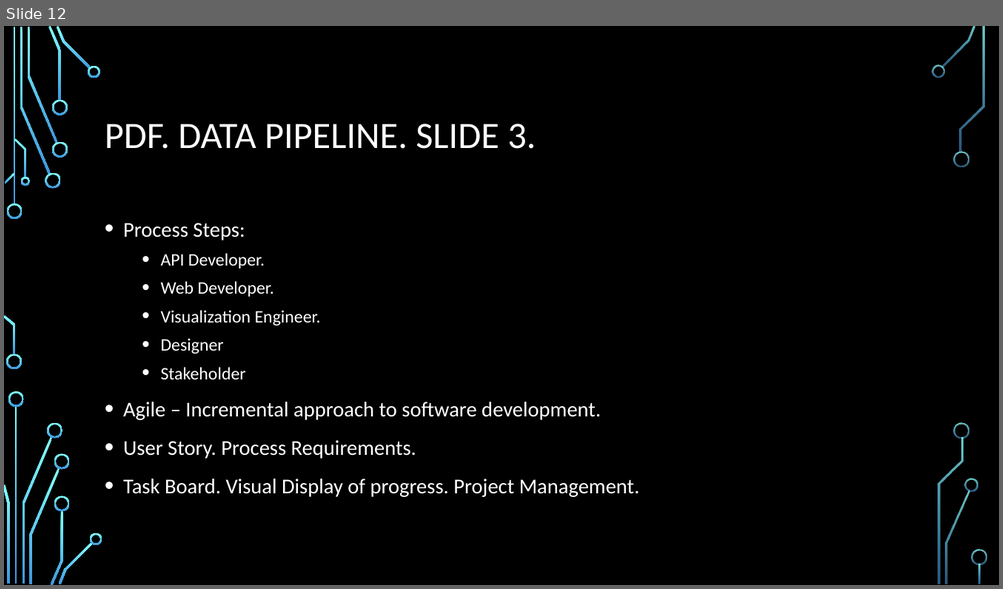
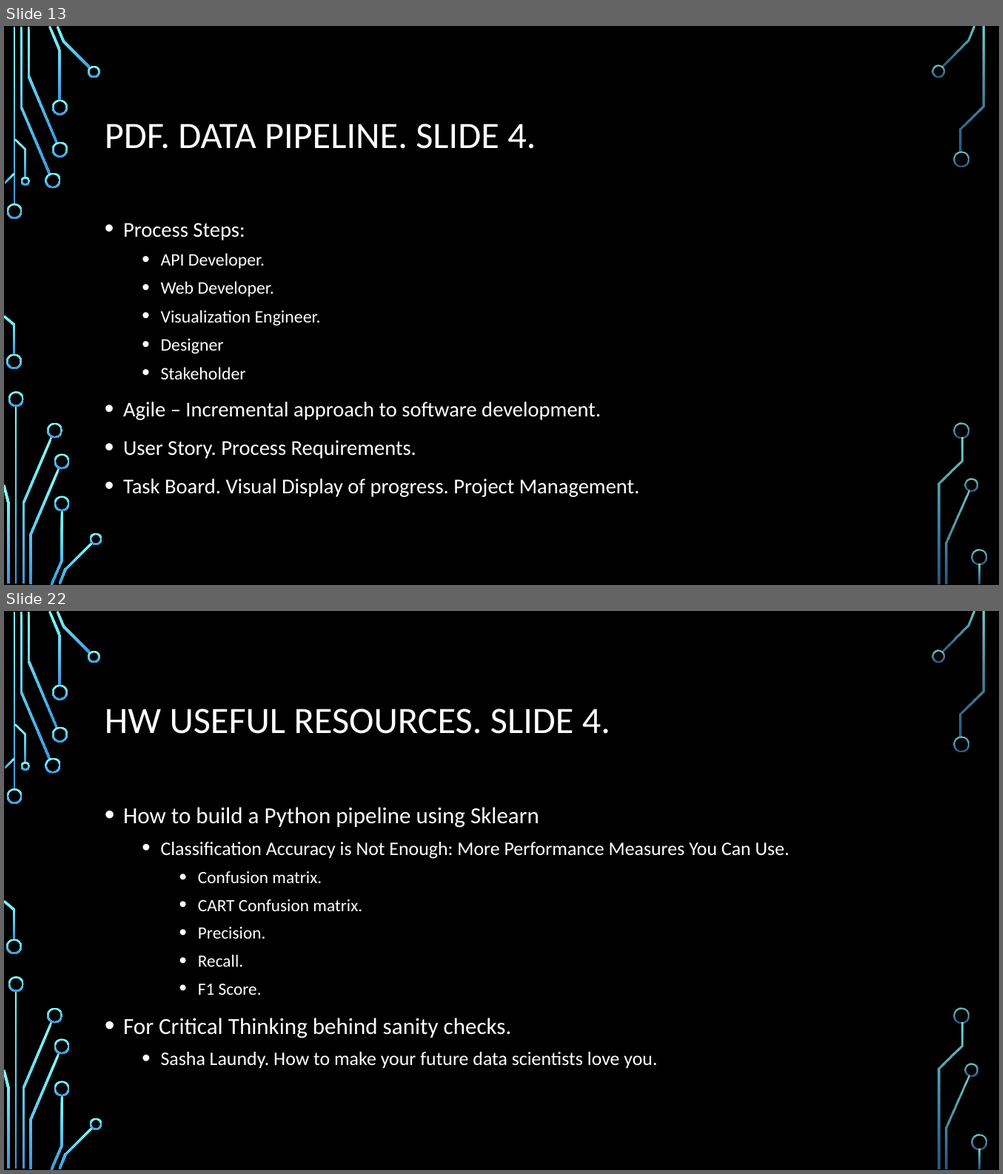
Before and after one commit to mgroysman/Data-622.-Fall-2019., a slide deck: Data 622.pptx. Shown one above the other, each under a label of ours: slide 12 before the commit, slides 13 and 22 after it; the slides between them are not shown. The pictures are 1003x589 and 1003x1174 pixels, drawn with LibreOffice and Linux fonts; fonts in the diff are those of the drawing; background and template pictures are left out. Boxes give left, top, right and bottom in pixels: in the first picture for what was removed or moved away, otherwise in the second. Text is boxed around its words. In the diff, an @@ line names an element or a change of style, - is before the commit and + after.

```diff
--- a/Data 622.pptx
+++ b/Data 622.pptx
@@ slide 22 added at <box>4,611,999,1170</box>, background picture (left out); not listed: 36 template elements that a slide beside it also shows @@
@@ title added at <box>105,709,610,734</box>, 36 pt, text #FFFFFF @@
+HW USEFUL RESOURCES. SLIDE 4.
@@ text added at <box>123,807,789,1069</box>, 18.5 pt, text #FFFFFF @@
+• How to build a Python pipeline using Sklearn
+  • Classification Accuracy is Not Enough: More Performance Measures You Can Use.
+    • Confusion matrix.
+    • CART Confusion matrix.
+    • Precision.
+    • Recall.
+    • F1 Score.
+• For Critical Thinking behind sanity checks.
+  • Sasha Laundy. How to make your future data scientists love you.
@@ what was slide 12 is now slide 13 @@
@@ slide 13 changed as well @@
@@ title at <box>105,124,535,149</box>: text changed @@
-PDF. DATA PIPELINE. SLIDE 3.
+PDF. DATA PIPELINE. SLIDE 4.
```
Also in this commit, not shown: 2 other slides changed, 28 other slides added, 1 slide removed.
